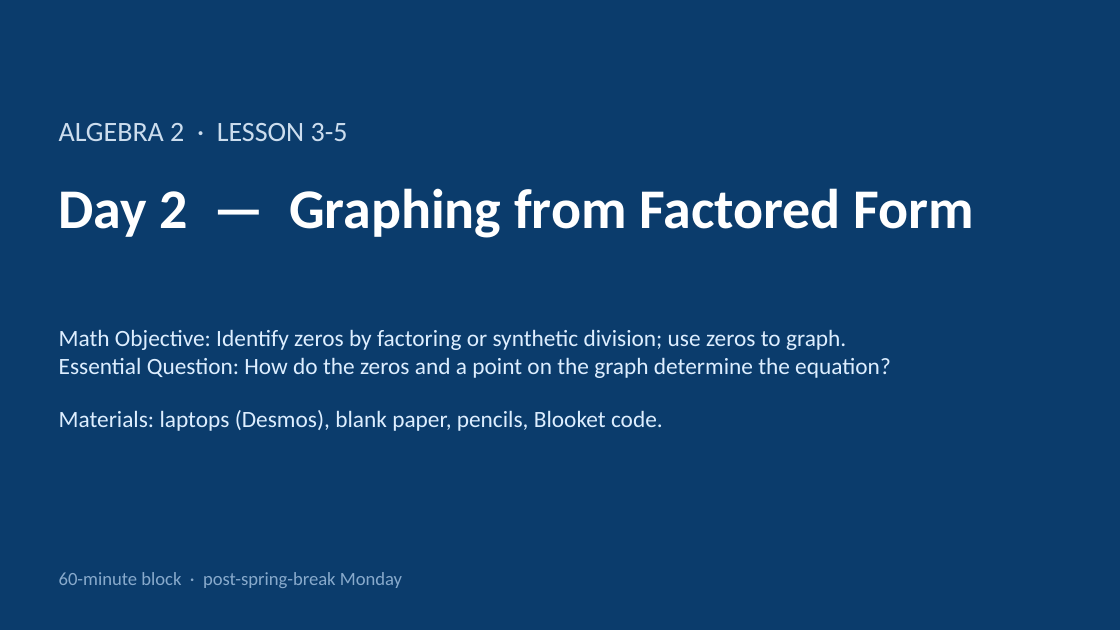
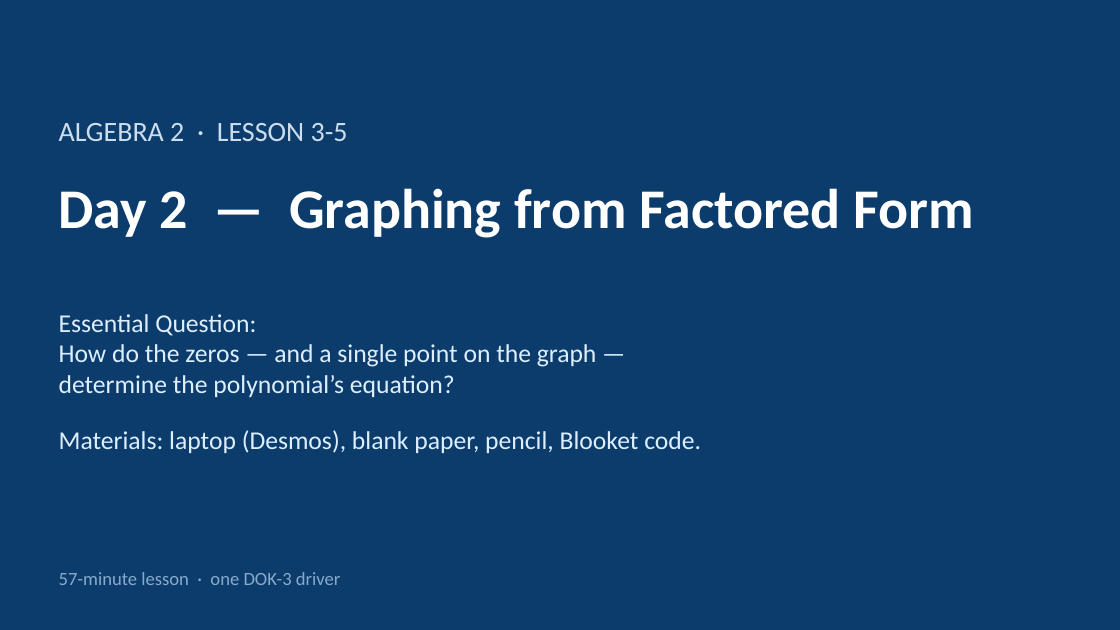
Before and after one commit to robjohncolson/Lesson_planning, a slide deck: slide 1 of Day_2_Slides.pptx. Drawn at 1120x630 pixels with LibreOffice and Linux fonts; fonts in the diff are those of the drawing. Boxes give left, top, right and bottom in pixels: in the first picture for what was removed or moved away, otherwise in the second. Text is boxed around its words. In the diff, an @@ line names an element or a change of style, - is before the commit and + after.

```diff
--- a/Day_2_Slides.pptx
+++ b/Day_2_Slides.pptx
@@ text at <box>59,314,701,453</box>: text changed; size 20 to 22 pt @@
-Math Objective: Identify zeros by factoring or synthetic division; use zeros to graph.
-Essential Question: How do the zeros and a point on the graph determine the equation?
-Materials: laptops (Desmos), blank paper, pencils, Blooket code.
+Essential Question:
+How do the zeros — and a single point on the graph —
+determine the polynomial’s equation?
+Materials: laptop (Desmos), blank paper, pencil, Blooket code.
@@ text at <box>59,572,341,585</box>: text changed @@
-60-minute block · post-spring-break Monday
+57-minute lesson · one DOK-3 driver
```
Also in this commit, not shown: 8 other slides changed, 1 slide removed, 22 other files.
